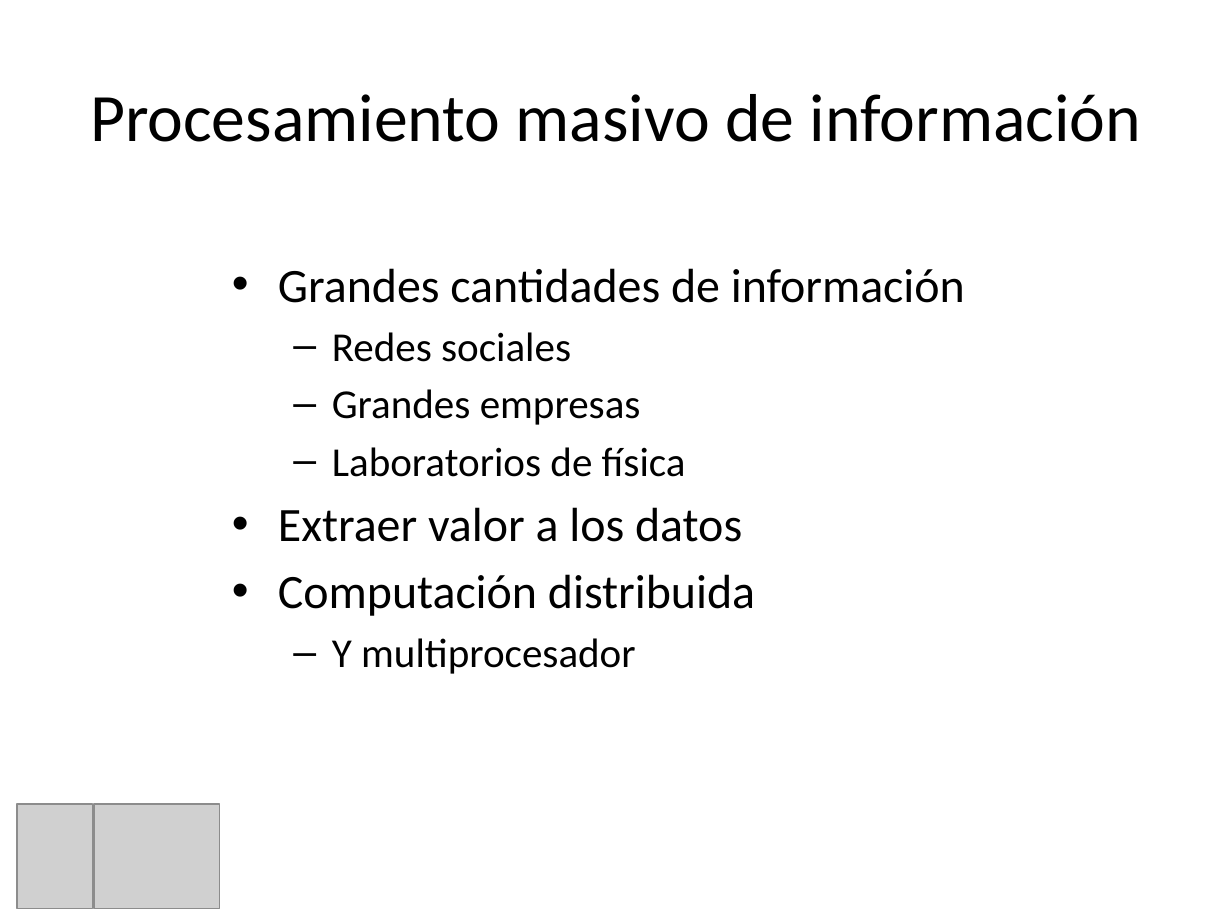
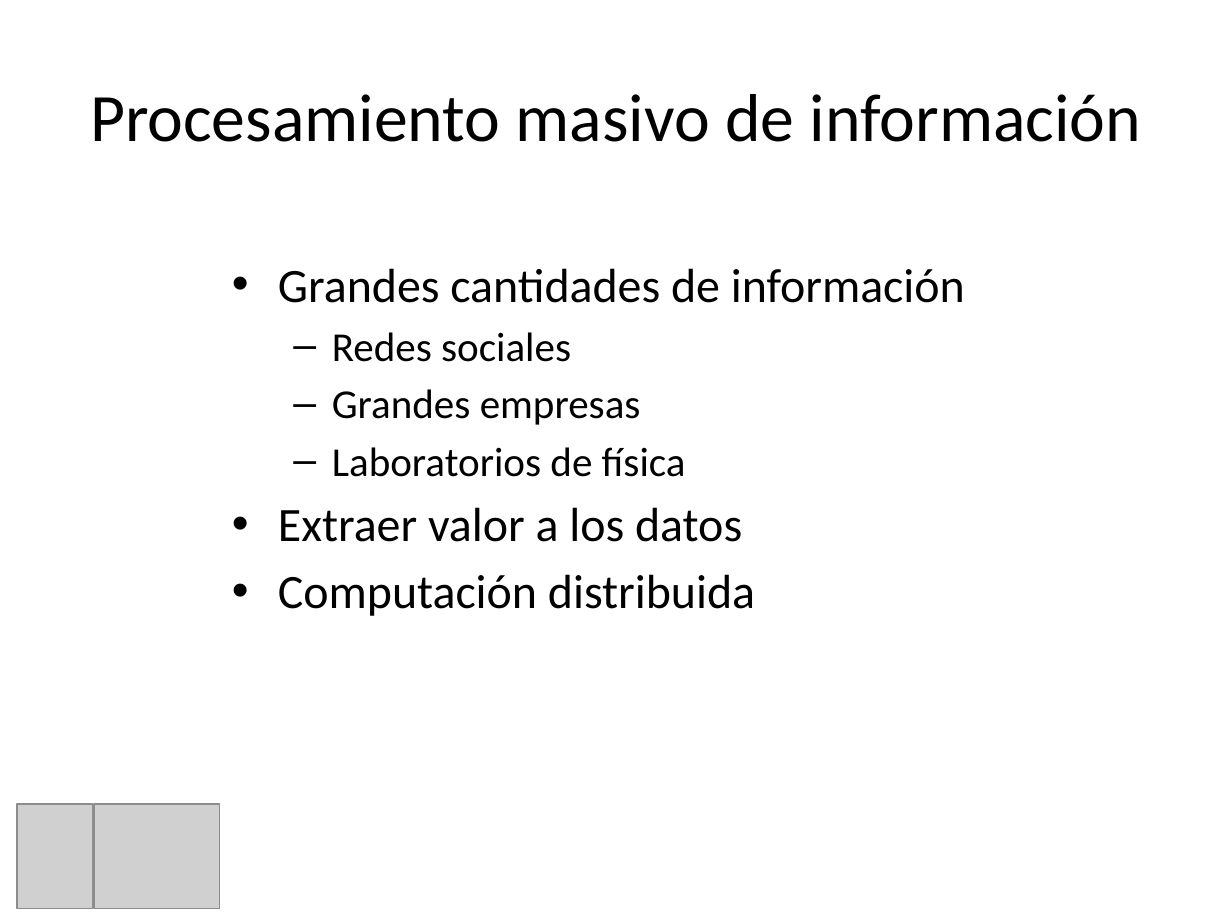
Before and after one commit to dlanza1/ecj_hadoop, a slide deck: slide 9 of doc/Presentacion.pptx. Drawn at 1232x924 pixels with LibreOffice and Linux fonts; fonts in the diff are those of the drawing; grey boxes stand for pictures. Boxes give left, top, right and bottom in pixels: in the first picture for what was removed or moved away, otherwise in the second. Text is boxed around its words. In the diff, an @@ line names an element or a change of style, - is before the commit and + after.

```diff
--- a/doc/Presentacion.pptx
+++ b/doc/Presentacion.pptx
@@ text at (x1=332, y1=638, x2=636, y2=674): paragraph removed @@
-  – Y multiprocesador
```
Also in this commit, not shown: 5 other slides changed.
